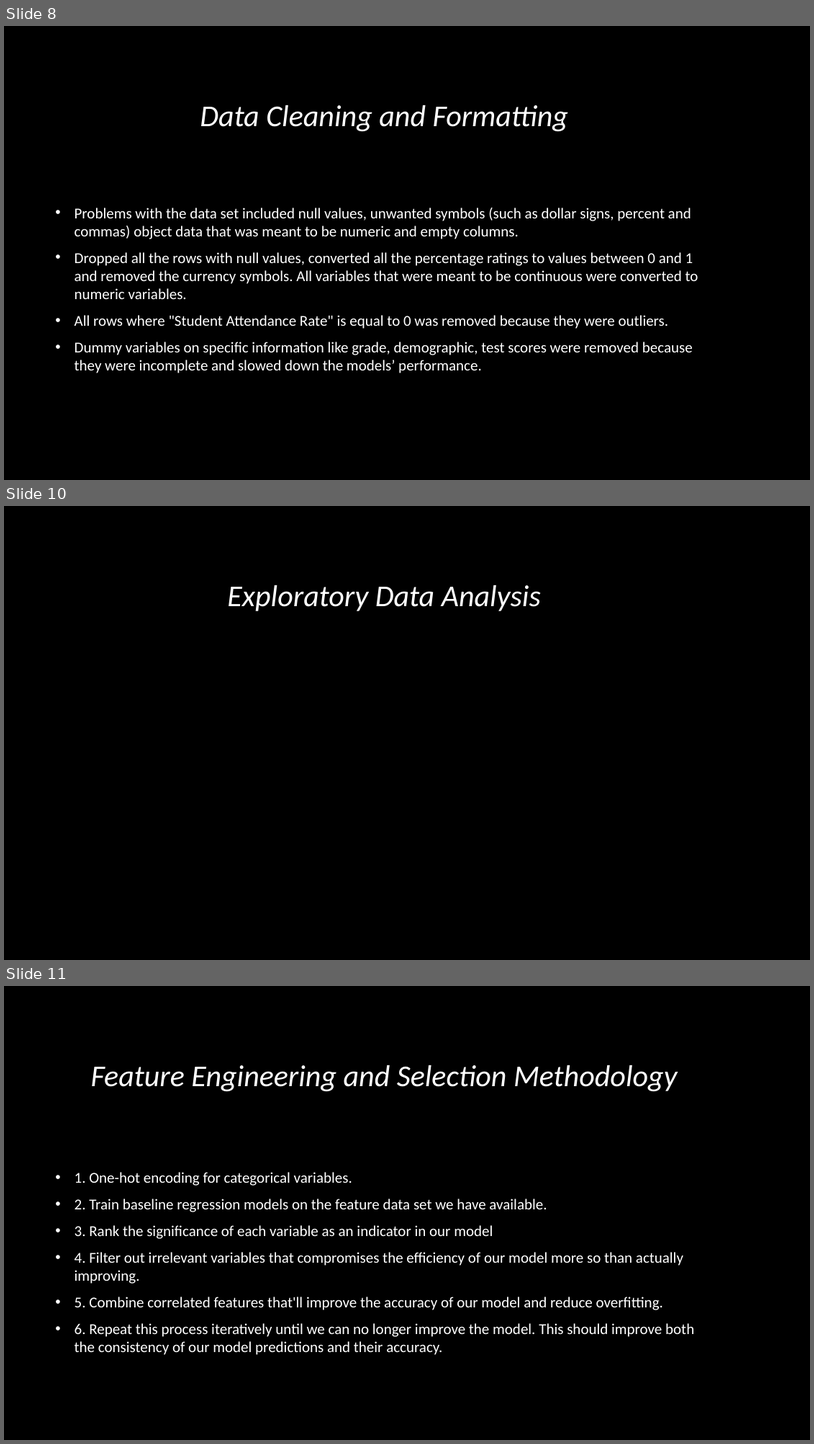
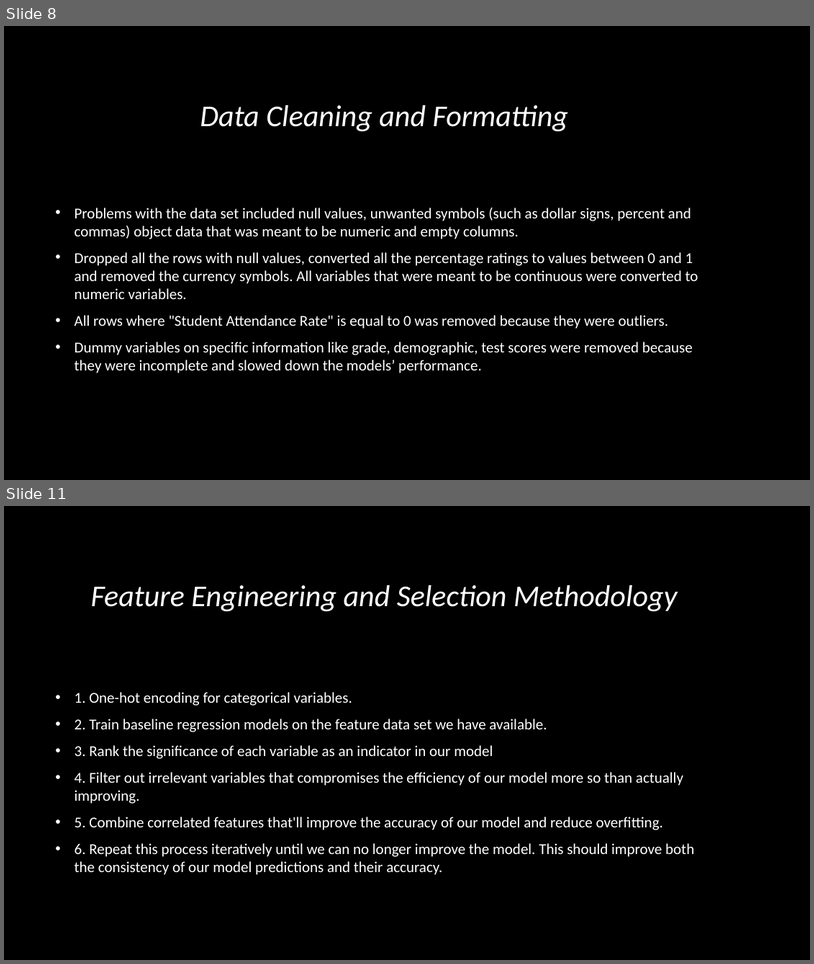
Before and after one commit to ayan1995/Thinkful, a slide deck: Bootcamp/Unit 3 Deeper into Supervised Learning/Supervised Learning Capstone/data-science-for-good/PASSNYC Capstone Predicting Attendance .pptx. Shown one above the other, each under a label of ours: slides 8, 10 and 11 before the commit, slides 8 and 11 after it; the slides between them are not shown. The pictures are 814x1444 and 814x964 pixels, drawn with LibreOffice and Linux fonts; fonts in the diff are those of the drawing; background and template pictures are left out. Boxes give left, top, right and bottom in pixels: in the first picture for what was removed or moved away, otherwise in the second. Text is boxed around its words. In the diff, an @@ line names an element or a change of style, - is before the commit and + after.

```diff
--- a/Bootcamp/Unit 3 Deeper into Supervised Learning/Supervised Learning Capstone/data-science-for-good/PASSNYC Capstone Predicting Attendance .pptx
+++ b/Bootcamp/Unit 3 Deeper into Supervised Learning/Supervised Learning Capstone/data-science-for-good/PASSNYC Capstone Predicting Attendance .pptx
@@ slide 10 removed at <box>4,506,810,960</box>, background picture (left out) @@
@@ title removed at <box>227,585,541,611</box> @@
-Exploratory Data Analysis
```
Also in this commit, not shown: 6 slides changed, 2 slides added, 7 other slides removed, 2 other files.
